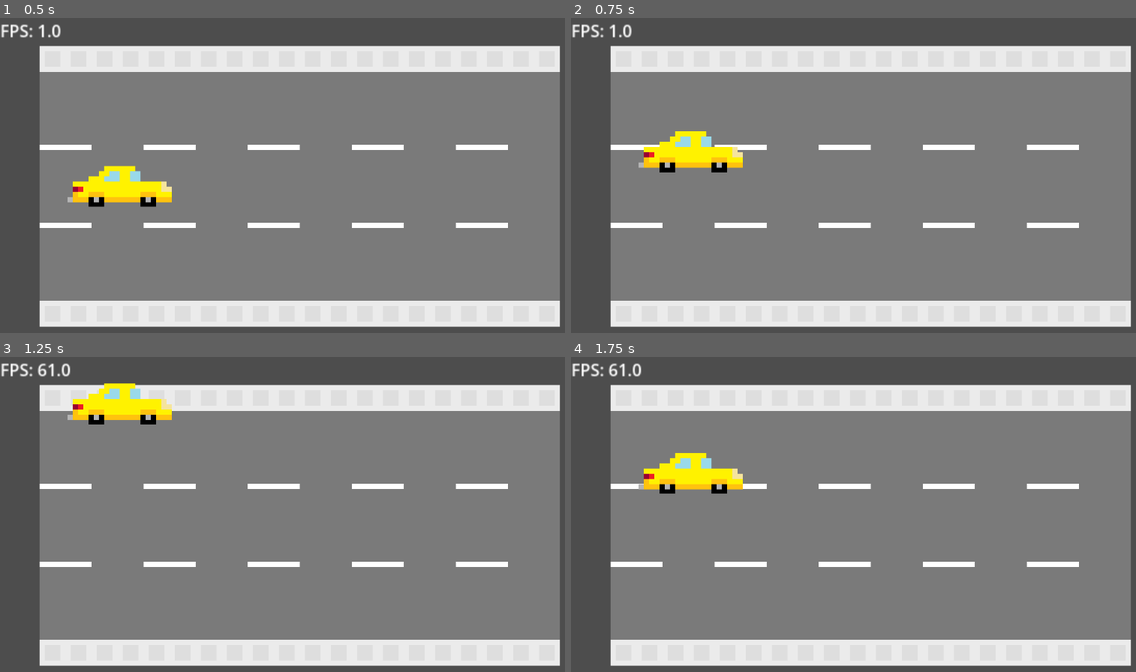
Above: before the commit, frames 1-4 (two rows, left to right).
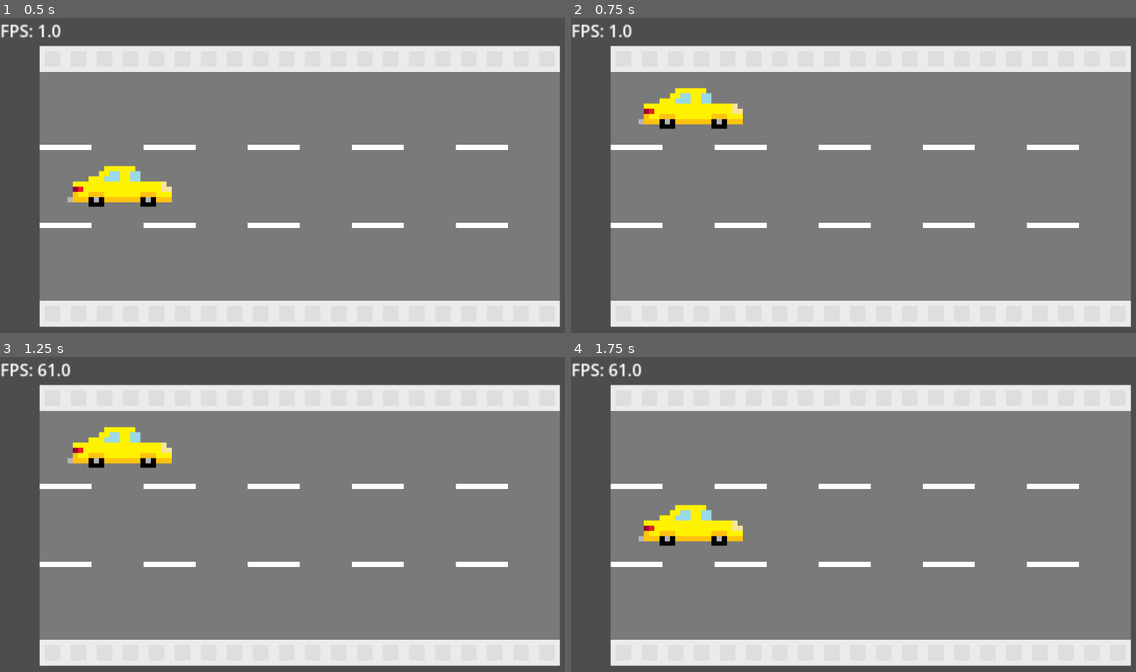
Above: after the commit, the same moments.

Repository: DevEhanTariq/first-game
Game: Godot game, scene res://level.tscn
The game is run twice, just before and just after one commit, with the same random seed, the same clock (stepped at 60 frames per second) and the same inputs.
Inputs:
- Up to frame 1 (0.5 s): no input
- Up to frame 2 (0.75 s): tap Enter at 0.5 s; hold W (up) from 0.53 s (still down)
- Up to frame 3 (1.25 s): keep holding W (up)
- Up to frame 4 (1.75 s): release W (up) at 1.28 s; hold S (down) from 1.28 s (still down)

Frame 1 is identical in both runs. In frame 2, 3.2% of the frame differs, in the area x 11-31%, y 22-50%; in frame 3, 3.2%; in frame 4, 3.2%, in the area x 11-31%, y 30-60%.

Commit message:
New Player Movement System
- Changed the current gradual movement for a fixed 3 position only movment
- The player can switch between only 3 lanes

Diff:
--- a/Player.gd
+++ b/Player.gd
@@ -1,6 +1,7 @@
 extends CharacterBody2D
 
-@export var speed = 40000
+@export var lane = 0
+@export var laneChangeRate = 0.25
 
 # Called when the node enters the scene tree for the first time.
 func _ready() -> void:
@@ -10,5 +11,18 @@
 # Called every frame. 'delta' is the elapsed time since the previous frame.
 func _process(delta: float) -> void:
 	var input_direction = Input.get_vector("none", "none", "up", "down")
-	velocity = input_direction * speed * delta
-	move_and_slide()
+	if input_direction[1] != 0:
+		lane += input_direction[1]/laneChangeRate * delta
+		var nLane = round(lane)
+
+		if nLane > 1:
+			lane = 1
+		elif nLane < -1:
+			lane = -1
+
+		if nLane == -1:
+			position.y = -300
+		elif nLane == 0:
+			position.y = 0
+		elif nLane == 1:
+			position.y = 300
